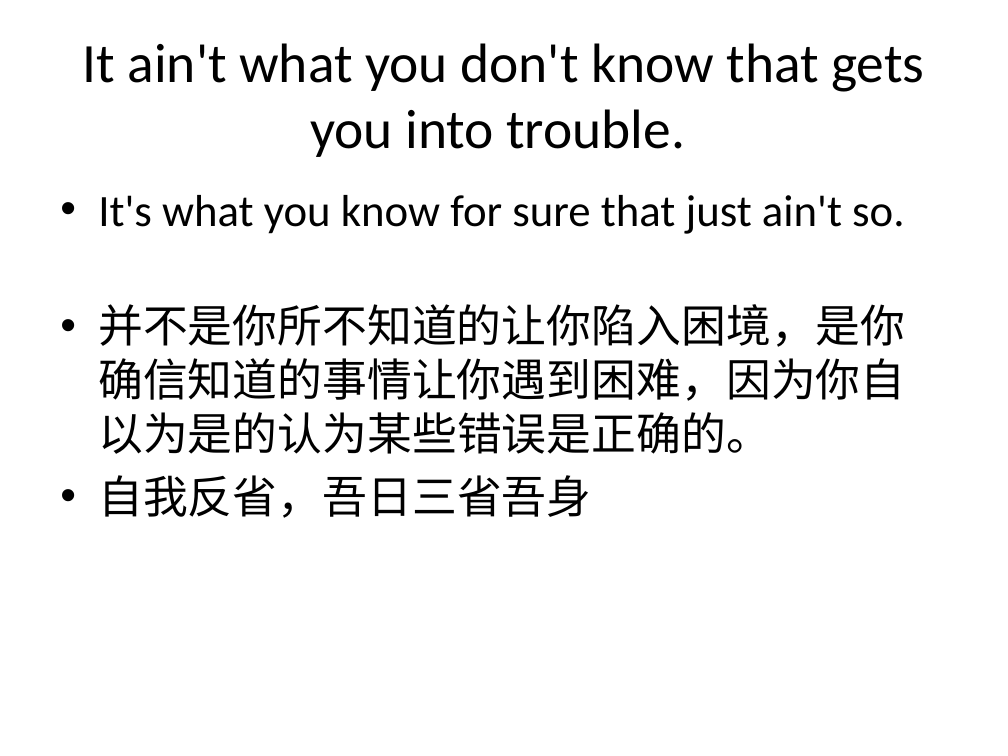
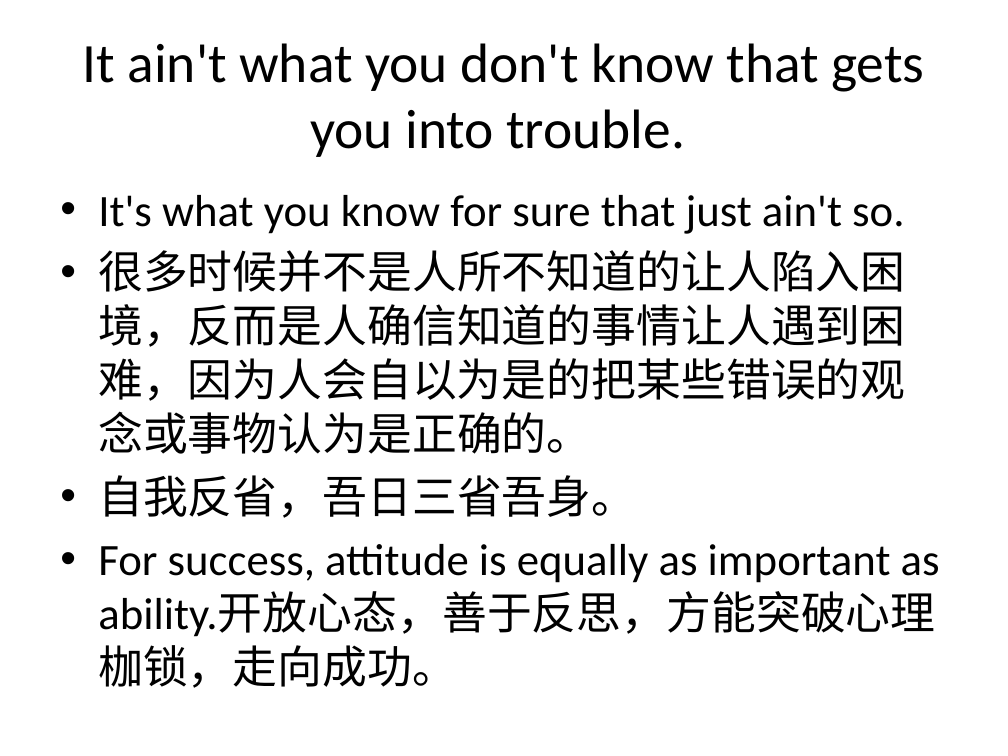
Before and after one commit to FinchYang/pyinrealworld, a slide deck: slide 18 of doc/Blah blah blah.pptx (slide 19 before the commit). Drawn at 1008x756 pixels with LibreOffice and Linux fonts; fonts in the diff are those of the drawing. Boxes give left, top, right and bottom in pixels: in the first picture for what was removed or moved away, otherwise in the second. Text is boxed around its words. In the diff, an @@ line names an element or a change of style, - is before the commit and + after.

```diff
--- a/doc/Blah blah blah.pptx
+++ b/doc/Blah blah blah.pptx
@@ text at (98,250,940,688): text changed @@
-• 并不是你所不知道的让你陷入困境，是你确信知道的事情让你遇到困难，因为你自以为是的认为某些错误是正确的。
-• 自我反省，吾日三省吾身
+• 很多时候并不是人所不知道的让人陷入困境，反而是人确信知道的事情让人遇到困难，因为人会自以为是的把某些错误的观念或事物认为是正确的。
+• 自我反省，吾日三省吾身。
+• For success, attitude is equally as important as ability.开放心态，善于反思，方能突破心理枷锁，走向成功。
```
Also in this commit, not shown: 19 other slides changed, 2 slides removed, 8 other files.
